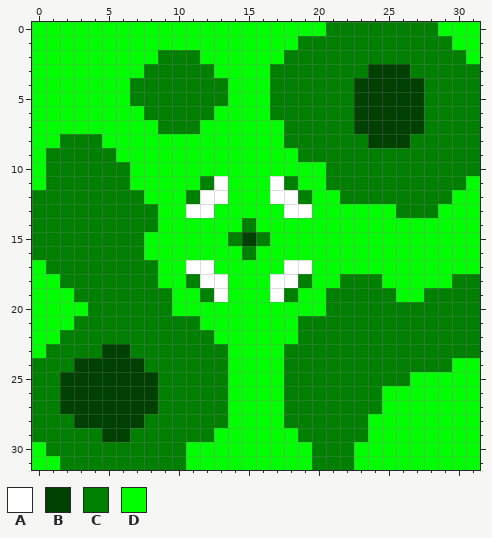
Pixel-art sprite, stored at moongate_clearing.png. The first picture shows the starting point.
The file is 32x32 pixels.
Palette (. is transparent): A #ffffff  B #004001  C #008000  D #00ff00
Pixels before, first column x 0:
 0 DDDDDDDDDDDDDDDDDDDDDCCCCCCCCDDD
 1 DDDDDDDDDDDDDDDDDDDCCCCCCCCCCCDD
 2 DDDDDDDDDCCCDDDDDDCCCCCCCCCCCCCD
 3 DDDDDDDDCCCCCDDDDCCCCCCCBBBCCCCC
 4 DDDDDDDCCCCCCCDDDCCCCCCBBBBBCCCC
 5 DDDDDDDCCCCCCCDDDCCCCCCBBBBBCCCC
 6 DDDDDDDDCCCCCDDDDCCCCCCBBBBBCCCC
 7 DDDDDDDDDCCCDDDDDDCCCCCBBBBBCCCC
 8 DDCCCDDDDDDDDDDDDDCCCCCCBBBCCCCC
 9 DCCCCCDDDDDDDDDDDDDCCCCCCCCCCCCC
10 DCCCCCCDDDDDDDDDDDDDDCCCCCCCCCCC
11 DCCCCCCDDDDDCADDDACDDCCCCCCCCCCD
12 CCCCCCCCDDDCAADDDAACDDCCCCCCCCDD
13 CCCCCCCCCDDAADDDDDAADDDDDDCCCDDD
14 CCCCCCCCCDDDDDDCDDDDDDDDDDDDDDDD
15 CCCCCCCCDDDDDDCBCDDDDDDDDDDDDDDD
16 CCCCCCCCDDDDDDDCDDDDDDDDDDDDDDDD
17 DCCCCCCCCDDAADDDDDAADDDDDDDDDDDD
18 DDCCCCCCCDDCAADDDAACDDCCCDDDDDCC
19 DDDCCCCCCCDDCADDDACDDCCCCCDDCCCC
20 DDDDCCCCCCDDDDDDDDDDDCCCCCCCCCCC
21 DDDCCCCCCCCCDDDDDDDCCCCCCCCCCCCC
22 DDCCCCCCCCCCCDDDDDDCCCCCCCCCCCCC
23 DCCCCBBCCCCCCCDDDDCCCCCCCCCCCCCC
24 CCCBBBBBCCCCCCDDDDCCCCCCCCCCCCDD
25 CCBBBBBBBCCCCCDDDDCCCCCCCCCDDDDD
26 CCBBBBBBBCCCCCDDDDCCCCCCCDDDDDDD
27 CCBBBBBBBCCCCCDDDDCCCCCCCDDDDDDD
28 CCCBBBBBCCCCCCDDDDCCCCCCDDDDDDDD
29 CCCCCBBCCCCCCDDDDDDCCCCCDDDDDDDD
30 DCCCCCCCCCCDDDDDDDDDCCCDDDDDDDDD
31 DDCCCCCCCCCDDDDDDDDDCCCDDDDDDDDD
The result:
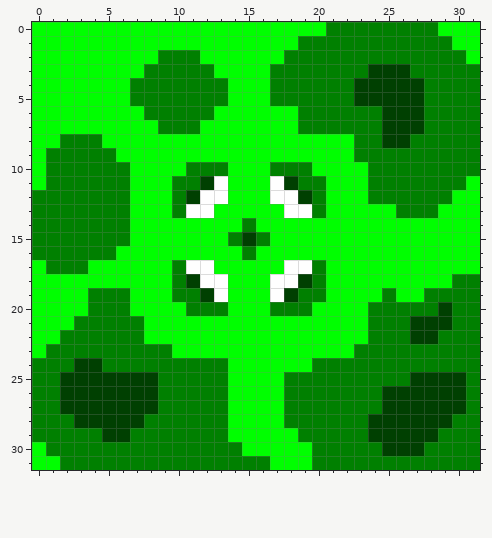
What changed:
y 6: x 17..18 CC -> DD; x 23..24 BB -> CC
y 7: x 18 C -> D; x 23..24 BB -> CC
y 8: x 18..22 CCCCC -> DDDDD; x 24 B -> C
y 9: x 19..22 CCCC -> DDDD
y 10: x 11..13 DDD -> CCC; x 17..19 DDD -> CCC; x 21..23 CCC -> DDD
y 11: x 10..12 DDC -> CCB; x 18..23 CDDCCC -> BCCDDD
y 12: x 7 C -> D; x 10..11 DC -> CB; x 19..20 CD -> BC; x 22..23 CC -> DD
y 13: x 7..8 CC -> DD; x 10 D -> C; x 20 D -> C
y 14: x 7..8 CC -> DD
y 15: x 7 C -> D
y 16: x 6..7 CC -> DD
y 17: x 4..8 CCCCC -> DDDDD; x 10 D -> C; x 20 D -> C
y 18: x 2..8 CCCCCCC -> DDDDDDD; x 10..11 DC -> CB; x 19..20 CD -> BC; x 22..24 CCC -> DDD
y 19: x 3 C -> D; x 7..12 CCCDDC -> DDDCCB; x 18..24 CDDCCCC -> BCCDDDD
y 20: x 7..9 CCC -> DDD; x 11..13 DDD -> CCC; x 17..19 DDD -> CCC; x 21..23 CCC -> DDD; x 29 C -> B
y 21: x 8..11 CCCC -> DDDD; x 19..23 CCCCC -> DDDDD; x 27..29 CCC -> BBB
y 22: x 8..12 CCCCC -> DDDDD; x 19..23 CCCCC -> DDDDD; x 27..28 CC -> BB
y 23: x 5..6 BB -> CC; x 10..13 CCCC -> DDDD; x 18..22 CCCCC -> DDDDD
y 24: x 5..7 BBB -> CCC; x 18..19 CC -> DD; x 30..31 DD -> CC
y 25: x 27..31 DDDDD -> BBBBC
y 26..27: x 25..31 DDDDDDD -> BBBBBBC
y 28: x 24..31 DDDDDDDD -> BBBBBBCC
y 29: x 13 D -> C; x 24..31 DDDDDDDD -> BBBBBCCC
y 30: x 11..14 DDDD -> CCCC; x 23..31 DDDDDDDDD -> CCBBBCCCC
y 31: x 11..16 DDDDDD -> CCCCCC; x 23..31 DDDDDDDDD -> CCCCCCCCC
Where, in picture pixels (left, top, right, bottom), the same in both pictures:
changed: (60, 106, 480, 470)
